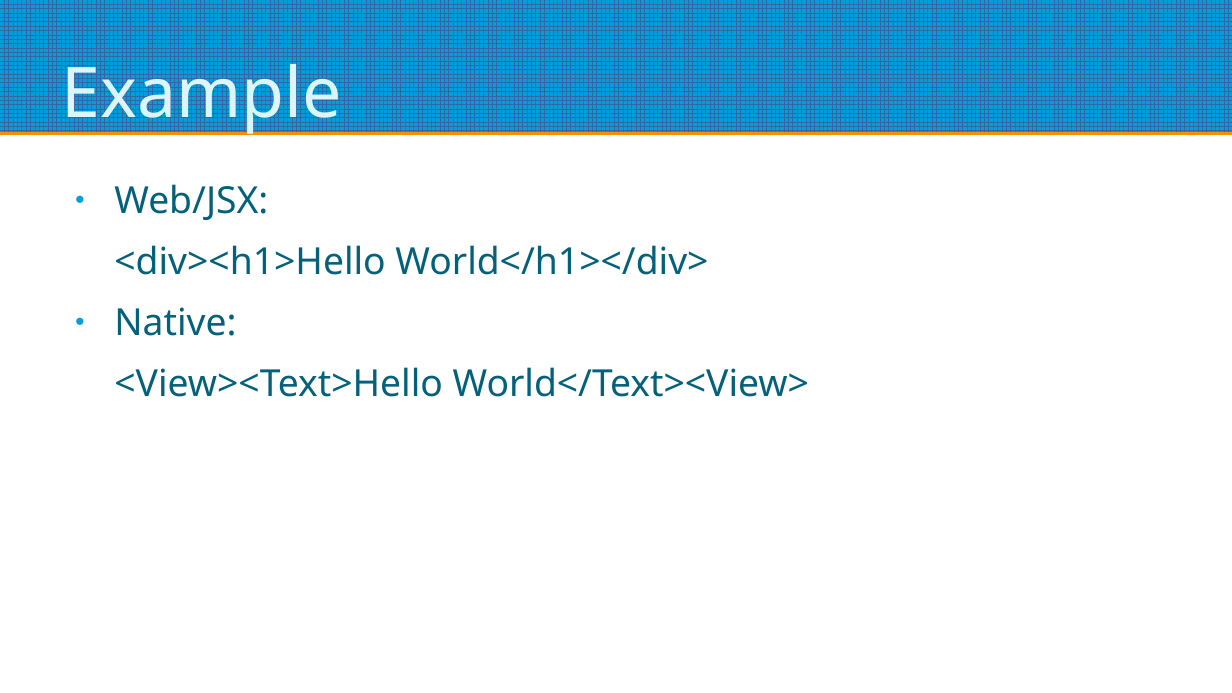
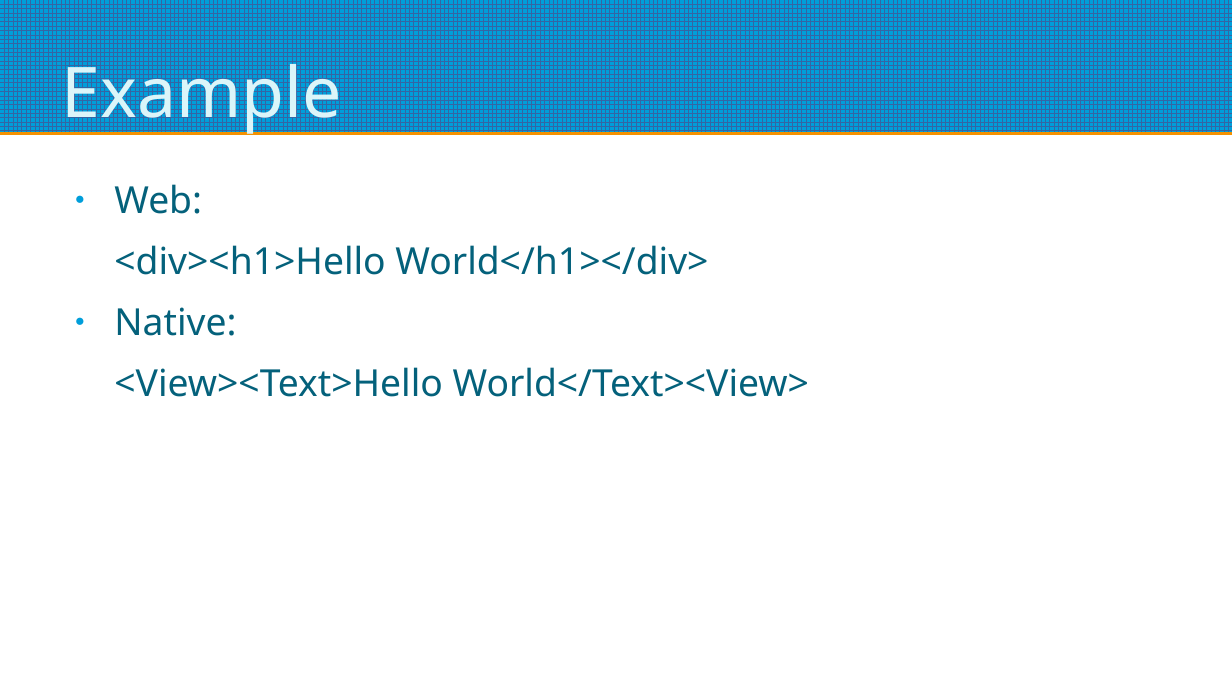
Before and after one commit to refsigregory/react-native-starter-lesson, a slide deck: slide 8 of docs/React Native Starter.odp (slide 9 before the commit). Drawn at 1232x693 pixels with LibreOffice and Linux fonts; fonts in the diff are those of the drawing. Boxes give left, top, right and bottom in pixels: in the first picture for what was removed or moved away, otherwise in the second. Text is boxed around its words. In the diff, an @@ line names an element or a change of style, - is before the commit and + after.

```diff
--- a/docs/React Native Starter.odp
+++ b/docs/React Native Starter.odp
@@ text at (114,184,202,214): text changed @@
-● Web/JSX:
+● Web:
```
Also in this commit, not shown: 8 other slides changed, 6 slides added, 5 slides removed.
